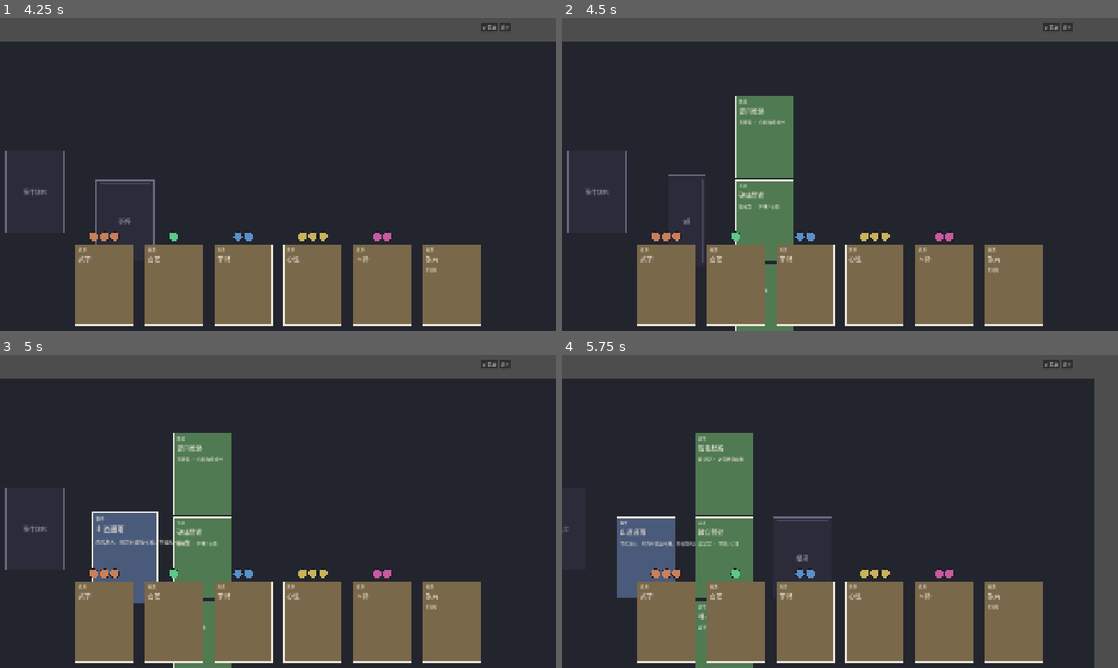
Above: before the commit, frames 1-4 (two rows, left to right).
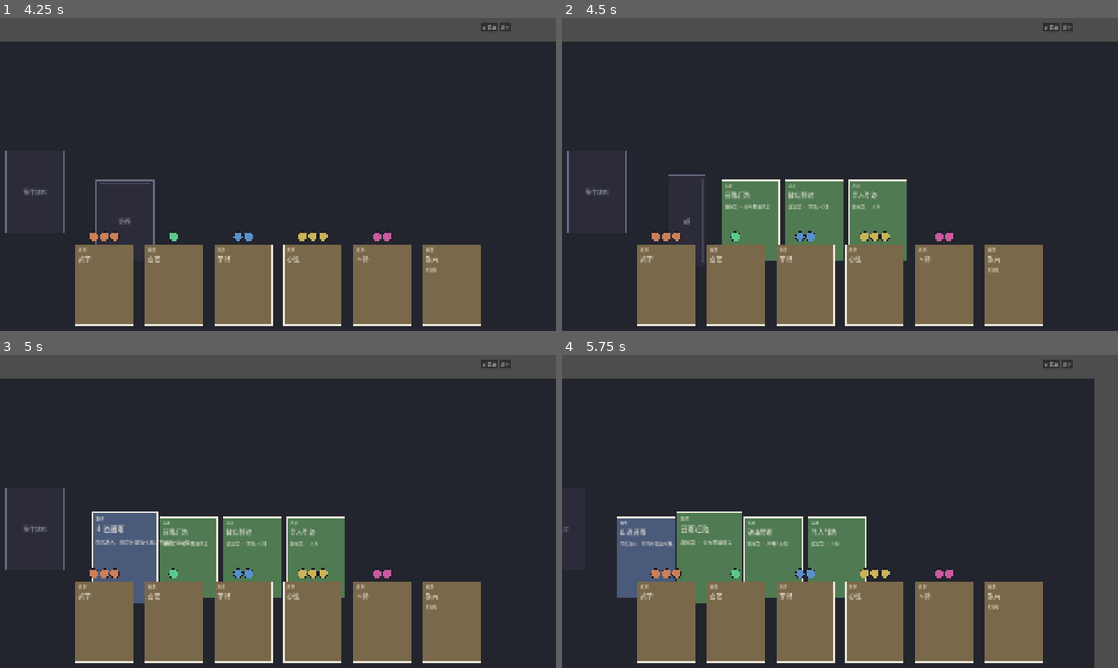
Above: after the commit, the same moments.

Repository: lwbiuchsjk/zhengdao-cards
Game: Godot game, scene res://card_table.tscn
The game is run twice, just before and just after one commit, with the same random seed, the same clock (stepped at 60 frames per second) and the same inputs.
Inputs (mouse positions are in pixels of both pictures, inside the frame that each line leads up to):
- Up to frame 1 (4.25 s): click "⚙ 菜单" at 0.5 s; click "⚙ 菜单" at 1.25 s; click "⚙ 菜单" at 2 s; tap Enter at 2.75 s; drag from (33, 93) to (33, 187) at 2.77 s; tap Space at 3.5 s; drag from (111, 187) to (33, 277) at 3.52 s
- Up to frame 2 (4.5 s): tap Enter at 4.25 s; move the mouse to (684, 221) at 4.27 s; click (684, 221) at 4.42 s
- Up to frame 3 (5 s): no input
- Up to frame 4 (5.75 s): tap Space at 5 s; drag from (767, 473) to (684, 558) at 5.02 s

Frame 1 is identical in both runs. In frame 2, 8.3% of the frame differs, in the area x 28-62%, y 24-100%; in frame 3, 8.3%; in frame 4, 8.6%, in the area x 20-55%, y 24-100%.

Commit message:
feat: Line A 前端骨架 S3a — 揭示循环 + 选项右展开 + 标记锚定牌桌
- mock_data.gd: §3.2 账单(markers/exp_deltas/tier/flags) + 选项二分 + tier_label
- 揭示循环: 结果牌背点击→屏息→翻牌→显式档位→可领取标记点击飞回手牌
- 选项改右侧水平展开+未选项淡出+选中归位(全程左→右); 结果标记锚定世界(随牌桌)、领取跨坐标飞向手牌
- marker 领取模式(点击); 修审查 P2(领取一次性, 关拾取防重复)

Co-Authored-By: Claude Opus 4.7 <noreply@anthropic.com>

Diff:
--- a/scripts/ui/card_table.gd
+++ b/scripts/ui/card_table.gd
@@ -9,9 +9,10 @@
 ## 验证: B③#1 拖拽优先级(卡隙拖=平移, 标记上拖=拖标记, 互不冲突)。
 ## S2 起以锚点簇 + 因果链 + 手牌区替代 _build_s1_sample。
 
-# 显式 preload 卡 / 标记脚本(不依赖全局 class_name 缓存 → 全新克隆 / headless 运行均稳健)
+# 显式 preload 卡 / 标记 / mock 脚本(不依赖全局 class_name 缓存 → 全新克隆 / headless 运行均稳健)
 const CardScn := preload("res://scripts/ui/card.gd")
 const MarkerScn := preload("res://scripts/ui/marker.gd")
+const MockDataScn := preload("res://scripts/ui/mock_data.gd")
 
 # 牌桌尺寸(略大于 1920x1080 视口, 留平移空间)
 const TABLE_SIZE := Vector2(2560, 1600)
@@ -25,12 +26,14 @@
 var _panning: bool = false
 
 # ---- 因果链(§2.3)状态 ----
-const CHAIN_DX := 270.0   # 链阶段横向间距(事件 → 选项 → 结果)
-const OPT_DY := 290.0     # 选项纵向间距(≤3 平铺)
+const SLOT_DX := 220.0    # 因果链横向间距(事件→选项→结果 始终向右; 卡宽 200 + 间隙)
 var _chain_nodes: Array[Node] = []   # 当前链上的卡, 用于清空
+var _option_cards: Array[Node] = []  # 当前选项卡(选定后清除未选中的)
 var _chain_origin: Vector2 = Vector2.ZERO
 var _options_shown: bool = false     # 选项已展开守卫(同步置位, 防翻牌 tween 期间重复点击)
 var _result_shown: bool = false
+var _result_revealed: bool = false   # 结果已揭示守卫(防屏息窗口内重复点击)
+var _hand_cards: Dictionary = {}     # res_type -> 手牌资源卡(标记领取飞向目标)
 
 func _ready() -> void:
 	# 启用 2D 物理拾取 → 卡牌 / 标记 的 Area2D hover/click 生效
@@ -144,6 +147,7 @@
 		var card := _make_card(CardScn.CardType.RESOURCE, titles[i], bodies[i])
 		card.position = Vector2(start_x + i * spacing, y)
 		_lower_layer.add_child(card)
+		_hand_cards[res_types[i]] = card  # 领取标记飞向目标
 		# 标记(棋子型)悬于卡上方, §1.2 离散容量呈现
 		var cnt: int = counts[i]
 		for j in cnt:
@@ -157,7 +161,7 @@
 ## 抽牌起新链: 清空旧链 → 生成事件卡(牌背, 点击翻开 + 展开选项)
 func _start_chain() -> void:
 	_clear_chain()
-	_chain_origin = Vector2(1010, 620)
+	_chain_origin = Vector2(1010, 620)  # 事件在锚点簇右侧; 选项/结果向右依次展开(始终左→右)
 	var ev := _make_card(CardScn.CardType.EVENT, "山道遇雨", "雨势渐大，前方有破庙可避。你会如何应对？")
 	ev.start_face_up = false
 	ev.position = _chain_origin
@@ -173,30 +177,116 @@
 	ev.flip_to(true)
 	_expand_options()
 
-## 展开选项(≤3 平铺, 纯代码偏移定位 → 槽位均匀、无重叠)
+## 展开选项(≤3, 水平排在事件左侧; 纯代码偏移 → 均匀无重叠)
 func _expand_options() -> void:
 	var titles: Array[String] = ["冒雨赶路", "破庙暂避", "寻人引路"]
 	var bodies: Array[String] = ["直接型 · 必有数值成长", "鉴定型 · 体魄 / 心性", "鉴定型 · 人际"]
+	var types: Array[int] = [MockDataScn.OptType.DIRECT, MockDataScn.OptType.CHECK, MockDataScn.OptType.CHECK]
 	var n: int = titles.size()
-	var col_x := _chain_origin.x + CHAIN_DX
+	_option_cards.clear()
 	for i in n:
 		var opt := _make_card(CardScn.CardType.OPTION, titles[i], bodies[i])
-		opt.position = Vector2(col_x, _chain_origin.y + (i - (n - 1) / 2.0) * OPT_DY)
+		opt.position = Vector2(_chain_origin.x + (i + 1) * SLOT_DX, _chain_origin.y)  # 紧邻事件向右依次排
 		_upper_zone.add_child(opt)
 		_chain_nodes.append(opt)
-		opt.clicked.connect(func(_c: CardScn) -> void: _expand_result())
-
-## 展开结果(占位; S3 接管聚焦 / 投入 / 揭示循环)
-func _expand_result() -> void:
+		_option_cards.append(opt)
+		var t: int = types[i]  # 按值捕获该选项类型
+		opt.clicked.connect(func(c: CardScn) -> void: _on_option_chosen(c, t))
+
+## 选定一个选项: 未选中的淡出消失 + 选中项归到事件左侧固定槽 + 出结果(更聚焦)
+func _on_option_chosen(chosen: CardScn, opt_type: int) -> void:
 	if _result_shown:
 		return
+	for opt in _option_cards:
+		if opt != chosen and is_instance_valid(opt):
+			_fade_and_free(opt)
+	_option_cards.clear()
+	var slot := Vector2(_chain_origin.x + SLOT_DX, _chain_origin.y)  # 选中项归到事件右侧紧邻槽
+	var tw := chosen.create_tween()
+	tw.tween_property(chosen, "position", slot, 0.25).set_trans(Tween.TRANS_QUAD).set_ease(Tween.EASE_OUT)
+	_expand_result(opt_type)
+
+## 淡出并释放一张卡(从链清单移除)
+func _fade_and_free(node: Node2D) -> void:
+	_chain_nodes.erase(node)
+	var tw := node.create_tween()
+	tw.tween_property(node, "modulate:a", 0.0, 0.15)
+	tw.tween_callback(node.queue_free)
+
+## 选定选项 → 展开结果卡(牌背, 点击揭示)。
+## tier: 直接型固定小成功; 鉴定型 S3a 暂随机(S3b 起由投入读数决定)。
+func _expand_result(opt_type: int) -> void:
+	if _result_shown:
+		return
 	_result_shown = true
-	var res := _make_card(CardScn.CardType.RESULT, "结果", "（S3 揭示循环接管：档位 + 标记领取）")
+	var tier: String = "success"
+	if opt_type == MockDataScn.OptType.CHECK:
+		var roll: Array[String] = ["great_success", "success", "fail", "great_fail"]
+		tier = roll[randi() % roll.size()]
+	var outcome: Dictionary = MockDataScn.outcome_for(tier)
+	var res := _make_card(CardScn.CardType.RESULT, MockDataScn.tier_label(tier), "点击牌背揭示。")
 	res.start_face_up = false
-	res.position = Vector2(_chain_origin.x + CHAIN_DX * 2.0, _chain_origin.y)
+	res.position = Vector2(_chain_origin.x + SLOT_DX * 2.0, _chain_origin.y)  # 结果在选中选项右侧
 	_upper_zone.add_child(res)
 	_chain_nodes.append(res)
-	res.clicked.connect(func(c: CardScn) -> void: c.flip_to(true))
+	res.clicked.connect(func(c: CardScn) -> void: _reveal_result(c, outcome))
+
+## 揭示结果(§3): 封缄 → 屏息 → 翻牌 → 显式档位 → 生成可领取标记
+func _reveal_result(card: CardScn, outcome: Dictionary) -> void:
+	if _result_revealed:
+		return
+	_result_revealed = true
+	await get_tree().create_timer(0.35).timeout  # 封缄→翻牌的基础屏息(§3.1)
+	if not is_instance_valid(card):
+		return
+	card.flip_to(true)  # 翻开后显式露出 tier(卡标题)
+	await get_tree().create_timer(CardScn.FLIP_TIME).timeout
+	if not is_instance_valid(card):
+		return
+	_spawn_claimable_markers(card, outcome)
+
+## 在结果卡旁生成可领取标记(实体 + 经验成长); 放世界(UpperZone), 与结果卡相对位置固定、随镜头一起动
+func _spawn_claimable_markers(result_card: CardScn, outcome: Dictionary) -> void:
+	var base: Vector2 = result_card.position  # 世界坐标(牌桌上), 锚定结果卡
+	var idx: int = 0
+	var markers: Array = outcome.get("markers", [])
+	for entry in markers:
+		var d: Dictionary = entry
+		var count: int = int(d.get("count", 1))
+		for k in count:
+			_make_claimable(String(d["type"]), String(d["kind"]), base, idx)
+			idx += 1
+	var exps: Array = outcome.get("exp_deltas", [])
+	for entry in exps:
+		var d: Dictionary = entry
+		_make_claimable(String(d["line"]), "growth", base, idx)  # 经验 → 成长标记(单独通道)
+		idx += 1
+
+## 生成单个可领取标记(结果卡下方排开; 计入 _chain_nodes 以便清链时回收未领取的)
+func _make_claimable(res_type: String, kind: String, base: Vector2, idx: int) -> void:
+	var m := MarkerScn.new()
+	m.res_type = res_type
+	m.kind = MarkerScn.Kind.GROWTH if kind == "growth" else MarkerScn.Kind.ENTITY
+	m.claimable = true
+	m.position = base + Vector2(float(idx % 4) * 42.0 - 63.0, 165.0 + float(idx / 4) * 42.0)
+	_upper_zone.add_child(m)  # 世界(随牌桌), 与结果卡相对固定
+	_chain_nodes.append(m)
+	m.claimed.connect(_claim_marker)
+
+## 领取标记(§3.1): 标记在世界, 飞向手牌(把手牌屏幕坐标转世界坐标作终点) → 收入后释放
+func _claim_marker(m: Marker) -> void:
+	_chain_nodes.erase(m)
+	var target: Vector2 = m.position + Vector2(0, 220)  # 兜底(无对应手牌时下沉)
+	var target_card: Node2D = _hand_cards.get(m.res_type, null)
+	if target_card != null:
+		# 手牌在 CanvasLayer(屏幕坐标), 标记在世界 → 屏幕坐标逆变换回世界坐标
+		var canvas_xform := get_viewport().get_canvas_transform()
+		target = canvas_xform.affine_inverse() * target_card.position
+	var tw := m.create_tween()
+	tw.set_parallel(true)
+	tw.tween_property(m, "position", target, 0.40).set_trans(Tween.TRANS_QUAD).set_ease(Tween.EASE_IN)
+	tw.tween_property(m, "scale", Vector2(0.3, 0.3), 0.40)
+	tw.chain().tween_callback(m.queue_free)
 
 ## 清空当前因果链(抽新牌 / 离开时; 锚点簇与手牌不动)
 func _clear_chain() -> void:
@@ -204,8 +294,10 @@
 		if is_instance_valid(node):
 			node.queue_free()
 	_chain_nodes.clear()
+	_option_cards.clear()
 	_options_shown = false
 	_result_shown = false
+	_result_revealed = false
 
 ## 牌桌平移(B③#1): 仅空白处的左键拖拽到达此处(卡/标记已消费各自事件)
 ##
--- a/scripts/ui/marker.gd
+++ b/scripts/ui/marker.gd
@@ -21,27 +21,30 @@
 
 signal drag_started(marker: Marker)
 signal dropped(marker: Marker, at_global: Vector2)
+signal claimed(marker: Marker)
 
 @export var res_type: String = "physique"  # physique/craft/insight/xinxing/social/gold
 @export var kind: Kind = Kind.ENTITY
+@export var claimable: bool = false  # 领取模式: 点击=领取(飞向手牌, §3.1), 非拖拽投入
 
 var _dragging: bool = false
 var _drag_offset: Vector2 = Vector2.ZERO
 var _home_pos: Vector2 = Vector2.ZERO  # 撤回归位锚点
 var _return_tween: Tween
+var _area: Area2D
 
 func _ready() -> void:
 	_home_pos = position
 	z_index = 20  # 标记常在卡之上
-	var area := Area2D.new()
-	area.input_pickable = true
+	_area = Area2D.new()
+	_area.input_pickable = true
 	var shape := CollisionShape2D.new()
 	var circle := CircleShape2D.new()
 	circle.radius = RADIUS
 	shape.shape = circle
-	area.add_child(shape)
-	add_child(area)
-	area.input_event.connect(_on_area_input)
+	_area.add_child(shape)
+	add_child(_area)
+	_area.input_event.connect(_on_area_input)
 	queue_redraw()
 
 ## 绘制标记: 实体 = 实心圆 / 成长 = 空心环; 颜色按资源类型
@@ -53,12 +56,17 @@
 	else:
 		draw_arc(Vector2.ZERO, RADIUS, 0, TAU, 24, col, 3.0)
 
-## Area2D 输入: 左键按下 = 起拖(消费事件, 不触发牌桌平移)
+## Area2D 输入: 左键按下 →
+##   领取模式: 发 claimed(点击领取, §3.1); 否则: 起拖(投入)。均消费事件不触发牌桌平移。
 func _on_area_input(_viewport: Node, event: InputEvent, _shape_idx: int) -> void:
 	if event is InputEventMouseButton and event.pressed and event.button_index == MOUSE_BUTTON_LEFT:
+		get_viewport().set_input_as_handled()
+		if claimable:
+			_area.input_pickable = false  # 一次性: 关掉拾取, 防飞行 tween 期间重复领取(P2)
+			claimed.emit(self)
+			return
 		_dragging = true
 		_drag_offset = get_global_mouse_position() - global_position
-		get_viewport().set_input_as_handled()
 		drag_started.emit(self)
 
 ## 拖拽中跟随鼠标 + 释放落点; 全程消费输入 → 镜头不平移(B③#1)
--- /dev/null
+++ b/scripts/ui/mock_data.gd
@@ -0,0 +1,42 @@
+class_name MockData
+extends RefCounted
+## Line A mock 数据(对 [[卡牌前端交互设计]] §3.2 stub) —— Line B 引擎扩展完成后, 由真实
+## marker 账单替代; 本模块只负责让前端循环跑通, 不含任何引擎逻辑。
+##
+## §3.2 stub 形状:
+##   { markers:[{type,count,dir,kind}], tier, exp_deltas:[{line,amount}], flags:[...] }
+
+# 选项二分(§7.1-A.4 / §2.5): 鉴定型(走聚焦+投入) / 直接型(无押注, 直接揭示)
+enum OptType { CHECK, DIRECT }
+
+## 单条 marker(§3.2): 资源类型 / 数量 / 方向 / 类别(实体 entity·成长 growth)
+static func _m(type: String, count: int, dir: String, kind: String) -> Dictionary:
+	return {"type": type, "count": count, "dir": dir, "kind": kind}
+
+## 按档位产出 mock 结果账单(§3.2 stub 形状)。
+## 保底: 每档恒有产出(§7.3 失败保底), 故无空结果态。
+static func outcome_for(tier: String) -> Dictionary:
+	var out: Dictionary = {"tier": tier, "markers": [], "exp_deltas": [], "flags": []}
+	match tier:
+		"great_success":
+			out["markers"] = [_m("physique", 2, "gain", "entity"), _m("insight", 1, "gain", "entity")]
+			out["exp_deltas"] = [{"line": "physique", "amount": 2}]
+		"success":
+			out["markers"] = [_m("craft", 1, "gain", "entity")]
+			out["exp_deltas"] = [{"line": "craft", "amount": 1}]
+		"fail":
+			out["markers"] = [_m("insight", 1, "gain", "growth")]  # 失败也给成长(保底)
+			out["exp_deltas"] = [{"line": "insight", "amount": 1}]
+		"great_fail":
+			out["markers"] = [_m("xinxing", 1, "loss", "entity")]  # 溢出净负
+			out["exp_deltas"] = [{"line": "physique", "amount": 1}]  # 仍给基础经验
+	return out
+
+## 档位中文显式名(§3: 必须显式告知 tier)
+static func tier_label(tier: String) -> String:
+	match tier:
+		"great_success": return "大成功"
+		"success": return "小成功"
+		"fail": return "失败"
+		"great_fail": return "大失败"
+	return tier
Not shown, added: scripts/ui/mock_data.gd.uid
